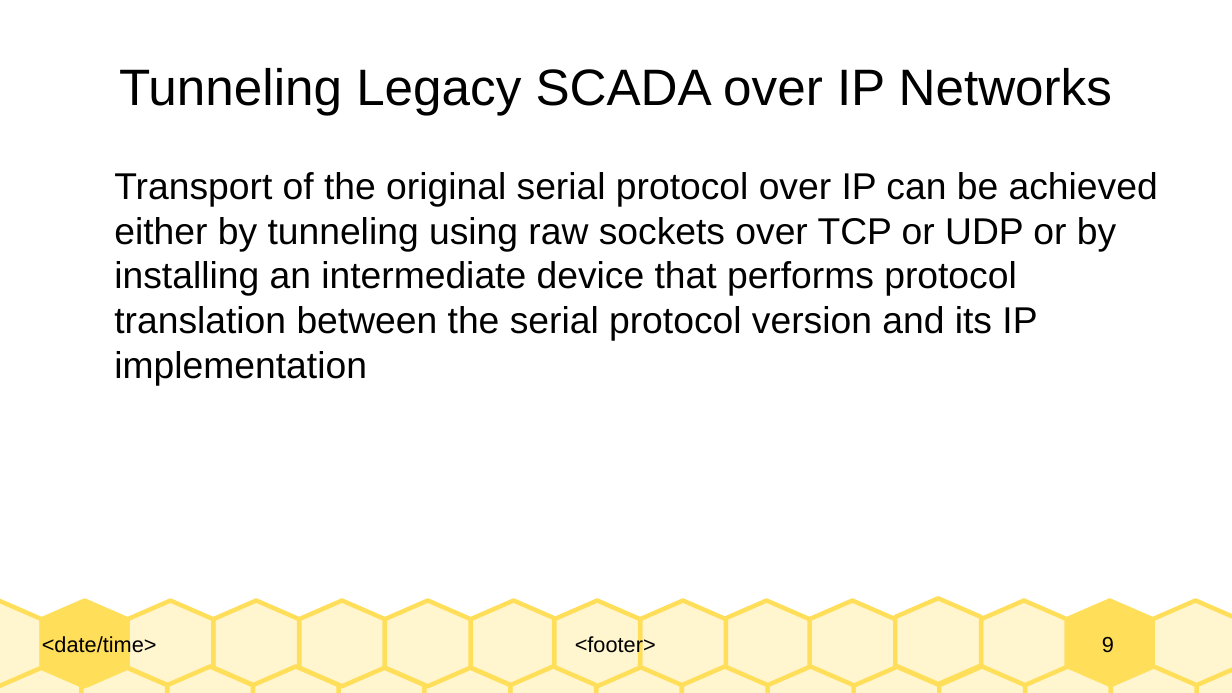
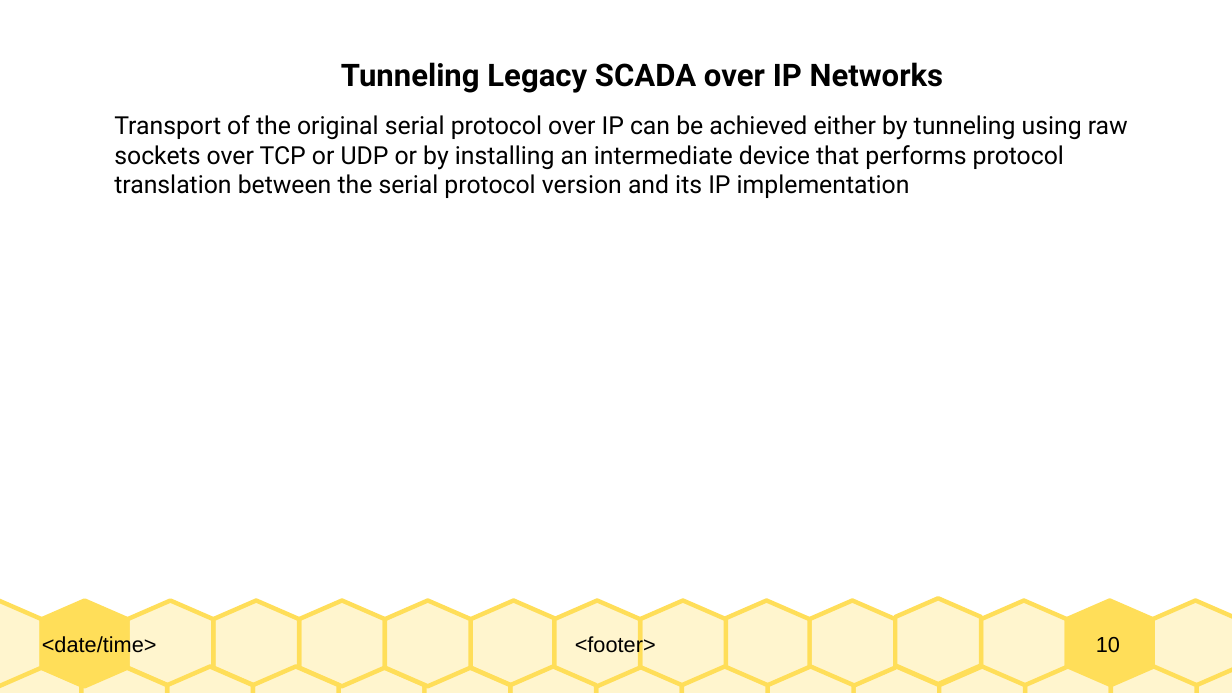
Before and after one commit to Dihfahsih1/Masters-Software-Engineering, a slide deck: slide 10 of yr-sem1/IoT/chapter-6-slides.odp (slide 9 before the commit). Drawn at 1232x693 pixels with LibreOffice and Linux fonts; fonts in the diff are those of the drawing. Boxes give left, top, right and bottom in pixels: in the first picture for what was removed or moved away, otherwise in the second. Text is boxed around its words. In the diff, an @@ line names an element or a change of style, - is before the commit and + after.

```diff
--- a/yr-sem1/IoT/chapter-6-slides.odp
+++ b/yr-sem1/IoT/chapter-6-slides.odp
@@ text "Tunneling Legacy SCADA over IP ..." moved from (x1=114, y1=172, x2=1158, y2=385) to (x1=114, y1=62, x2=1128, y2=198) @@
@@ title removed at (x1=119, y1=68, x2=1112, y2=116) @@
-Tunneling Legacy SCADA over IP Networks
@@ text at (x1=341, y1=62, x2=944, y2=93): paragraph added @@
+Tunneling Legacy SCADA over IP Networks
@@ text at (x1=114, y1=115, x2=1128, y2=198): size 24 to 16 pt, font Arial to Roboto in "Transport of the original serial protocol over ..." @@
@@ page number at (x1=1096, y1=637, x2=1120, y2=653): text changed @@
-9
+10
```
Also in this commit, not shown: 11 other slides changed, 6 slides added, 1 slide removed, 7 other files.
